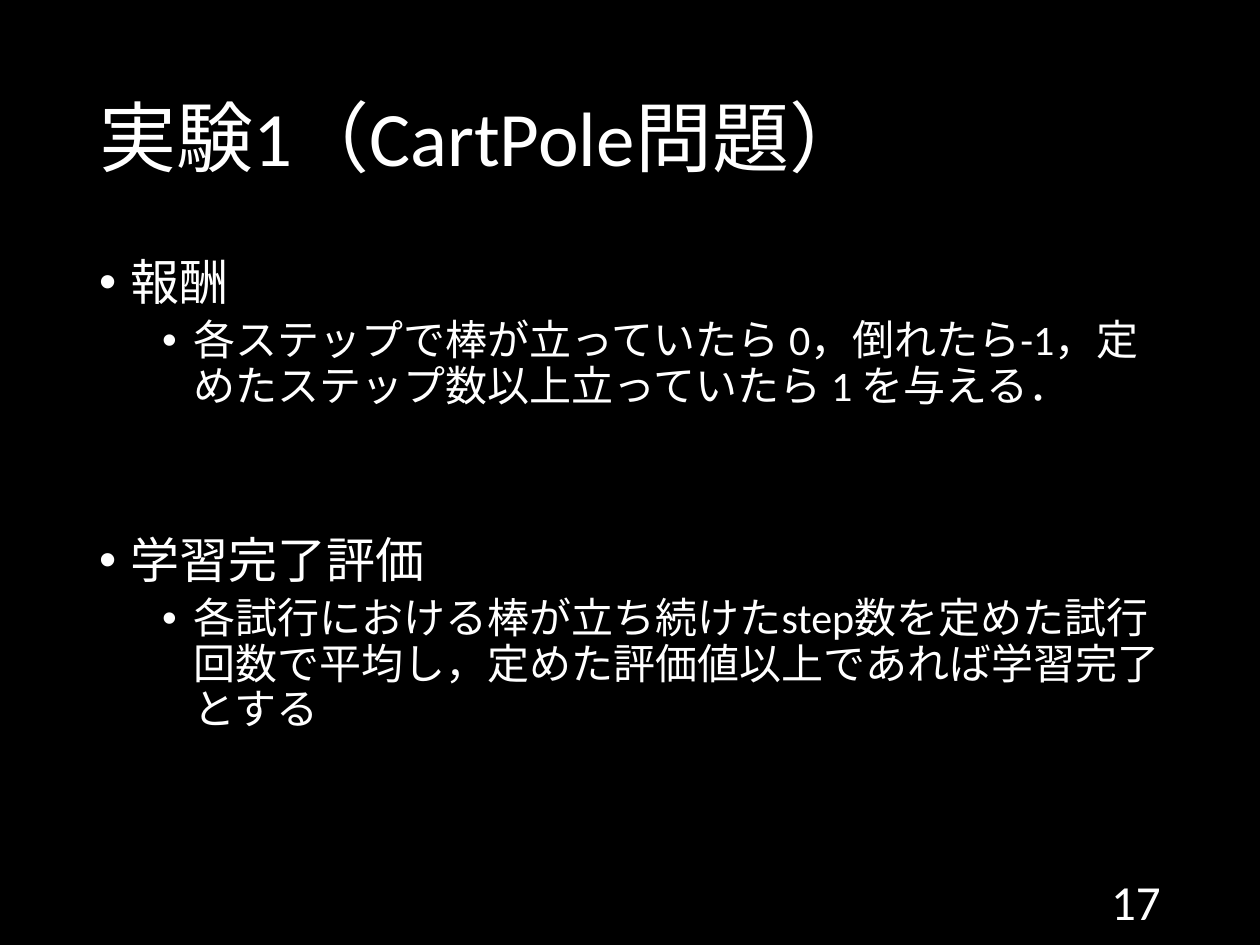
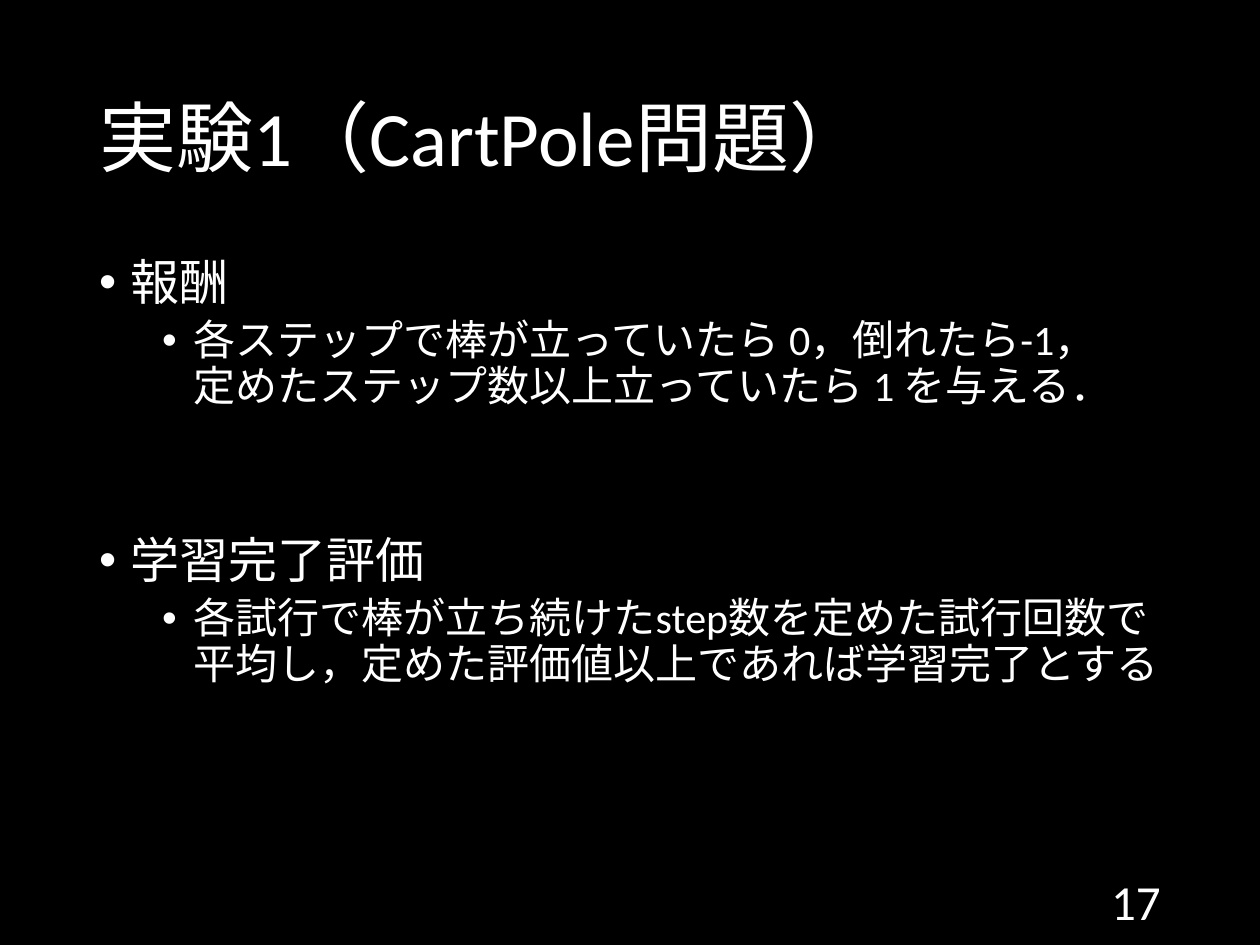
Before and after one commit to 1g-hub/ozeki, a slide deck: slide 17 of B3/情報工学実験II_発表資料.pptx. Drawn at 1260x945 pixels with LibreOffice and Linux fonts; fonts in the diff are those of the drawing. Boxes give left, top, right and bottom in pixels: in the first picture for what was removed or moved away, otherwise in the second. Text is boxed around its words. In the diff, an @@ line names an element or a change of style, - is before the commit and + after.

```diff
--- a/B3/情報工学実験II_発表資料.pptx
+++ b/B3/情報工学実験II_発表資料.pptx
@@ text at [194, 319, 1113, 405]: spaces changed @@
-  • 各ステップで棒が立っていたら 0，倒れたら-1，定めたステップ数以上立っていたら 1 を与える．
+  • 各ステップで棒が立っていたら 0，倒れたら-1，
+    定めたステップ数以上立っていたら 1 を与える．
@@ text at [194, 597, 1158, 684]: text changed @@
-  • 各試行における棒が立ち続けたstep数を定めた試行回数で平均し，定めた評価値以上であれば学習完了とする
+  • 各試行で棒が立ち続けたstep数を定めた試行回数で平均し，定めた評価値以上であれば学習完了とする
```
Also in this commit, not shown: 11 other slides changed.
